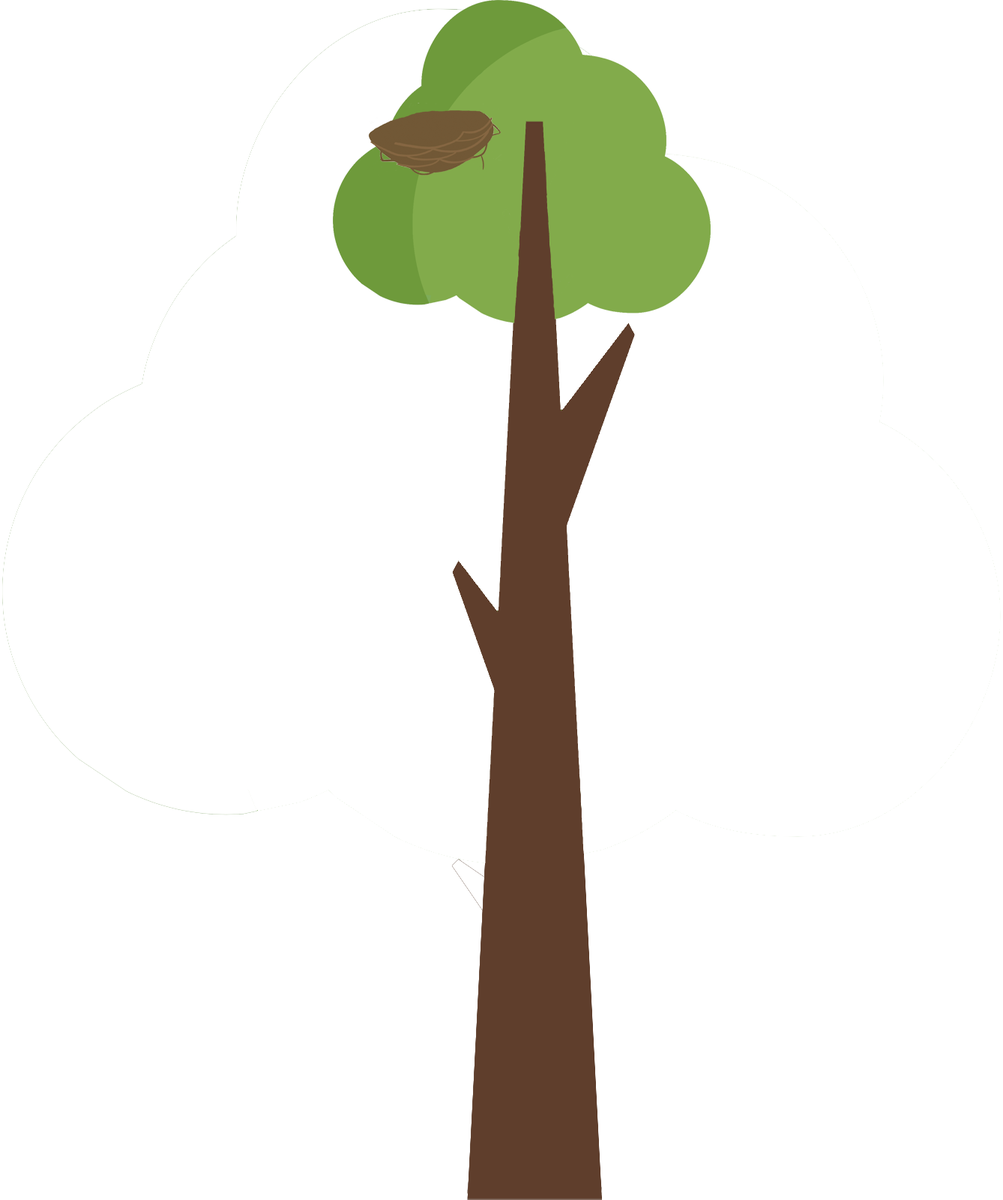
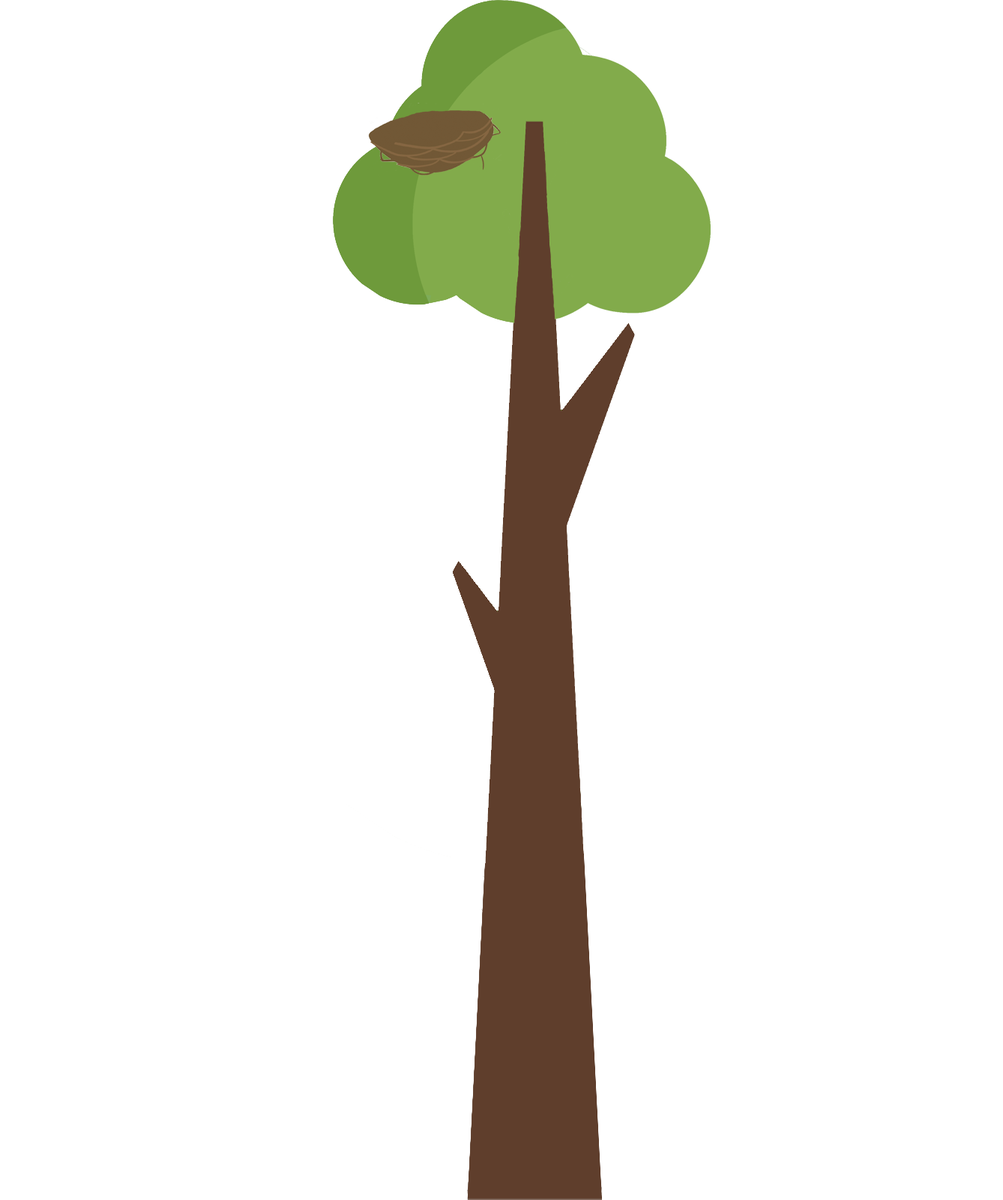
Two versions of the same layered image (1003x1200). Layer-by-layer changes:
painted on "Layer 0" over (2, 0, 1001, 1200)
